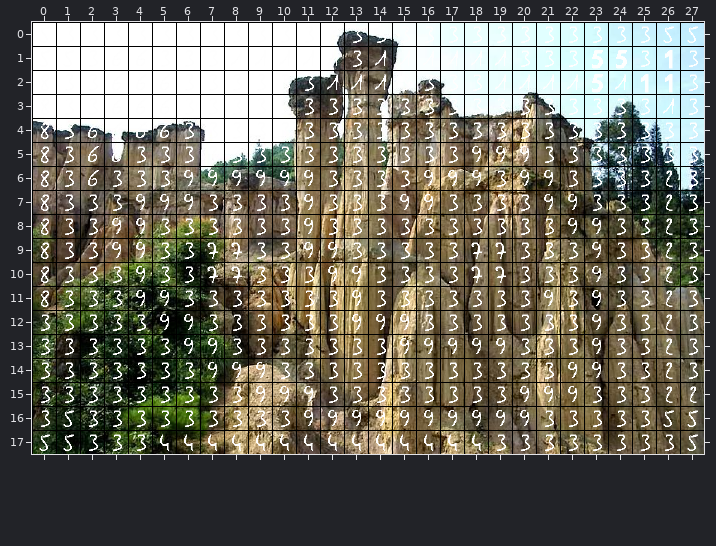
Level history. Tiled map: examples/b64zlib.tmx. The picture above was drawn from the file before the commit.
Cells are 32x32 px. Shown: x 0..27, y 0..17.
Once edited:
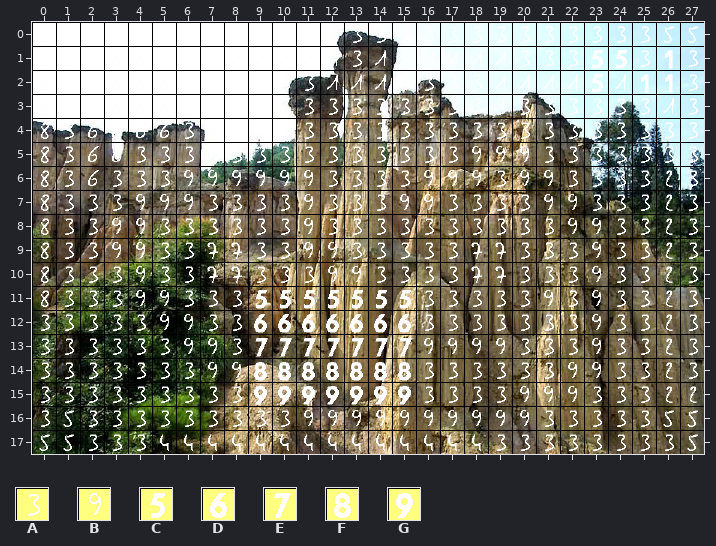
Key: from "base": A 2, B 8; from "sup": C 4, D 5, E 6, F 7, G 8.
_ is an empty cell.
The exact change:
Layer "Layer":
The author changed tile A to tile C in row 11 at x 9 to 12 and 14 to 15.
The author changed tile B to tile C in row 11 at x 13.
The author changed tile A to tile D in row 12 at x 9 to 12.
The author changed tile B to tile D in row 12 at x 13 to 15.
The author changed tile A to tile E in row 13 at x 9 to 14.
The author changed tile B to tile E in row 13 at x 15.
The author changed tile A to tile F in row 14 at x 10 to 15.
The author changed tile B to tile F in row 14 at x 9.
The author changed tile A to tile G in row 15 at x 12 to 15.
The author changed tile B to tile G in row 15 at x 9 to 11.
Changed places in both pictures, as pixel boxes (x1, y1, x2, y2):
changed: (254, 290, 412, 405)
